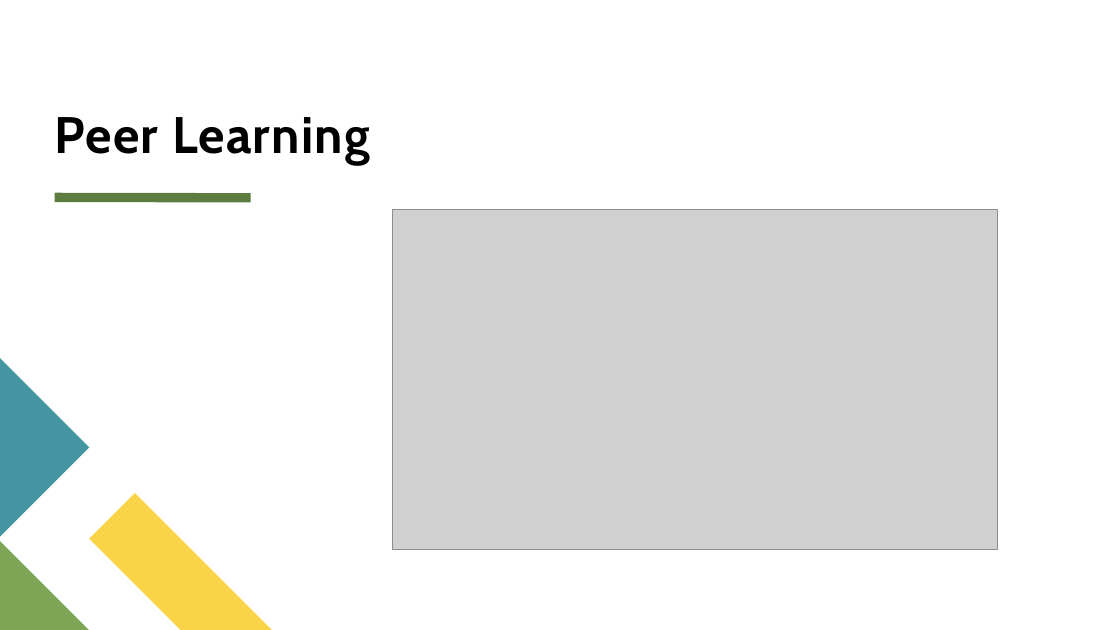
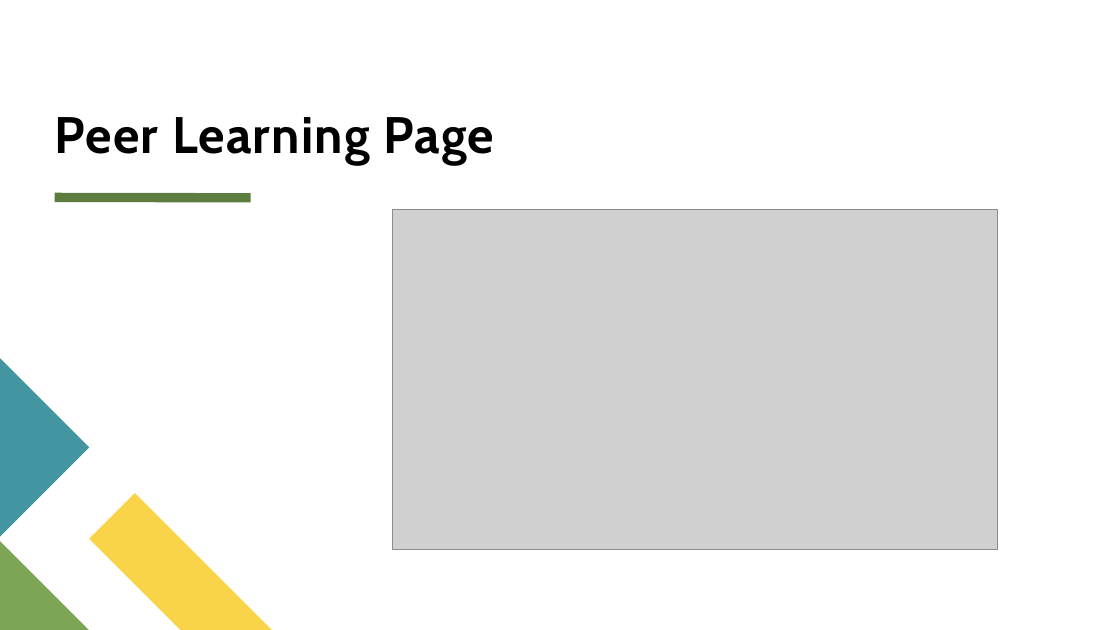
Before and after one commit to MeghaN28/AI-Tutor, a slide deck: slide 8 of Seattle Data AI Security Hackathon.pptx (slide 7 before the commit). Drawn at 1120x630 pixels with LibreOffice and Linux fonts; fonts in the diff are those of the drawing; grey boxes stand for pictures. Boxes give left, top, right and bottom in pixels: in the first picture for what was removed or moved away, otherwise in the second. Text is boxed around its words. In the diff, an @@ line names an element or a change of style, - is before the commit and + after.

```diff
--- a/Seattle Data AI Security Hackathon.pptx
+++ b/Seattle Data AI Security Hackathon.pptx
@@ title at <box>55,117,495,164</box>: text changed @@
-Peer Learning
+Peer Learning Page
```
Also in this commit, not shown: 6 other slides changed, 6 slides added, 4 slides removed.
